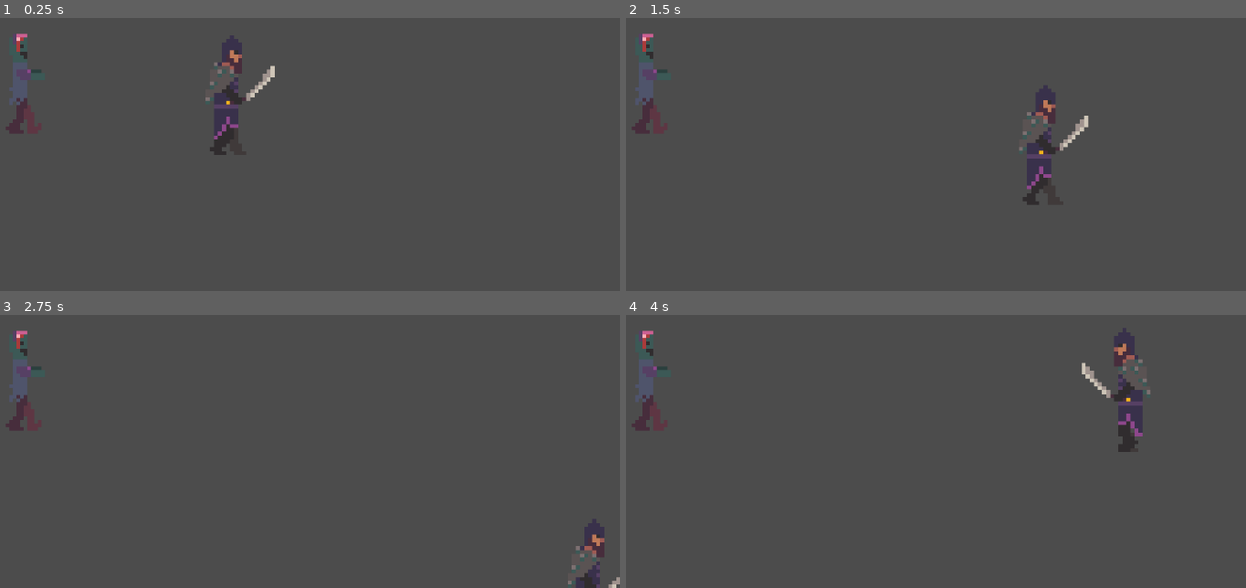
Above: before the commit, frames 1-4 (two rows, left to right).
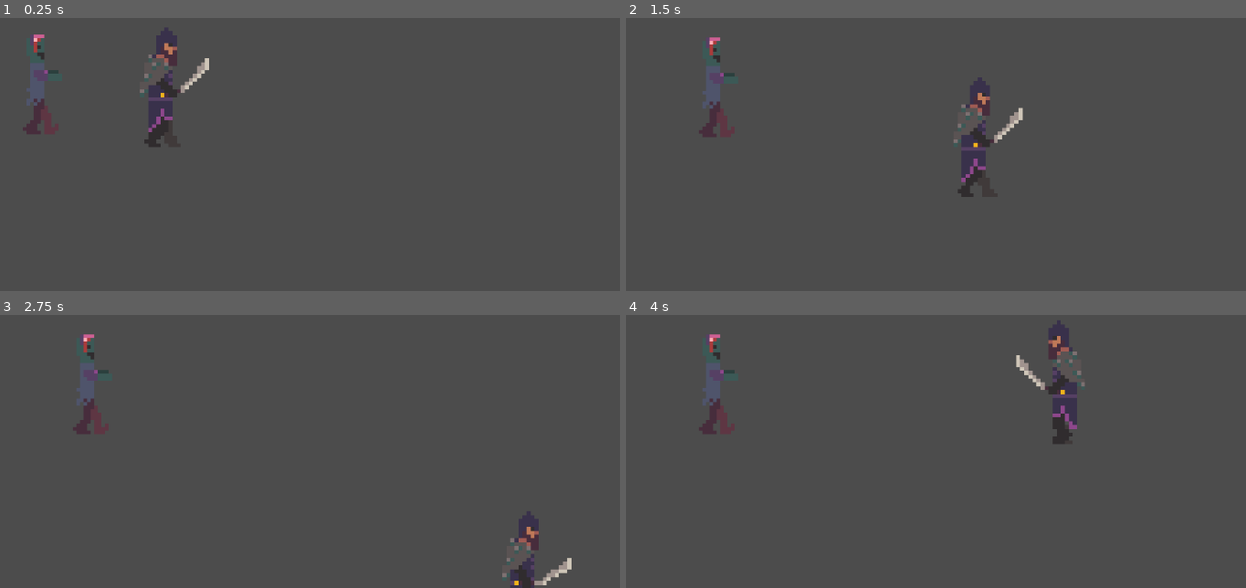
Above: after the commit, the same moments.

Repository: imav97/GMTK2021
Game: Godot game, scene res://TEST_SCENE.tscn
Two runs of this game, one before a commit and one after it. Both use one fixed random seed, a clock stepped at 60 frames per second and the inputs below.
Inputs (mouse positions are in pixels of both pictures, inside the frame that each line leads up to):
- Up to frame 1 (0.25 s): no input
- Up to frame 2 (1.5 s): move the mouse to (1041, 56) at 0.52 s; press the mouse at (1041, 56) at 0.53 s; hold D (right) 0.53-1.28 s; move the mouse to (737, 99) at 1.27 s; release the mouse at (737, 99) at 1.28 s; hold S (down) from 1.28 s (still down); tap Shift (mana_attack) at 1.35 s
- Up to frame 3 (2.75 s): move the mouse to (outside the picture) at 2.02 s; release S (down) at 2.03 s; hold D (right) from 2.03 s (still down); hold Space (simple_attack) from 2.03 s (still down)
- Up to frame 4 (4 s): move the mouse to (843, 459) at 2.77 s; release D (right) at 2.78 s; release Space (simple_attack) at 2.78 s; hold W (up) 2.78-3.53 s; click (843, 459) at 2.85 s; move the mouse to (1097, 437) at 3.52 s; hold A (left) from 3.53 s (still down); hold Shift (mana_attack) from 3.53 s (still down)

The runs differ from the first frame. In frame 1, 3.8% of the frame differs, in the area x 1-45%, y 3-51%; in frame 2, 3.7%; in frame 3, 2.7%; in frame 4, 3.9%, in the area x 1-85%, y 2-51%.

Commit message:
minor changes

Diff:
--- a/gmtk2021/MouseCharacter.tscn
+++ b/gmtk2021/MouseCharacter.tscn
@@ -64,7 +64,7 @@
 [node name="Sprite" type="Sprite" parent="."]
 texture = ExtResource( 1 )
 hframes = 9
-frame = 8
+frame = 7
 
 [node name="AnimationPlayer" type="AnimationPlayer" parent="."]
 anims/attack = SubResource( 1 )
--- a/gmtk2021/TEST_SCENE.tscn
+++ b/gmtk2021/TEST_SCENE.tscn
@@ -11,4 +11,4 @@
 position = Vector2( 187.525, 298.768 )
 
 [node name="KeyboardMovement" parent="." instance=ExtResource( 1 )]
-position = Vector2( 483.115, 322.077 )
+position = Vector2( 391.141, 311.368 )
